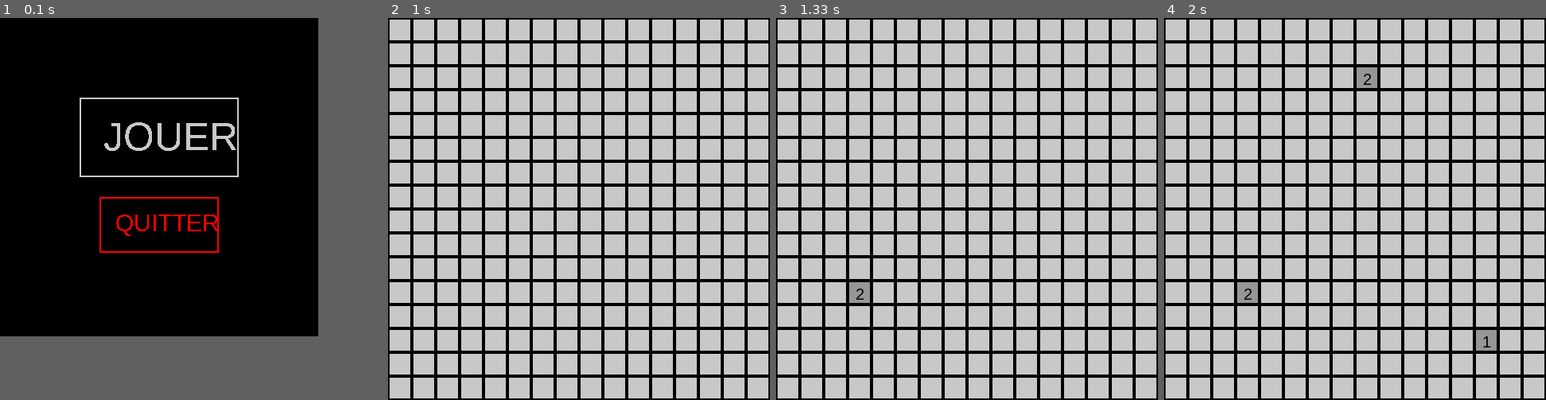
Above: before the commit, frames 1-4 (left to right).
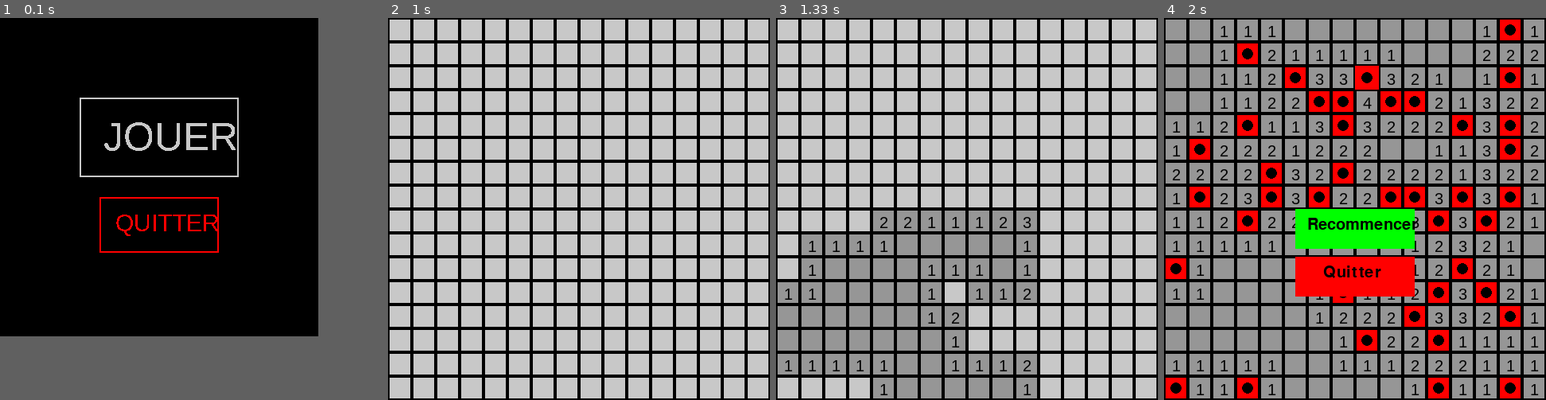
Above: after the commit, the same moments.

Repository: Raidened/demineur-python-g9
Game: pygame game, started from pygame_menus.py
Same seed, same stepped clock (60 frames per second), same inputs: the game is played once before the commit and once after it.
Inputs (mouse positions are in pixels of both pictures, inside the frame that each line leads up to):
- Up to frame 1 (0.1 s): no input
- Up to frame 2 (1 s): click "JOUER" at 0.38 s; click (472, 178) at 0.72 s
- Up to frame 3 (1.33 s): click (848, 296) at 1.05 s
- Up to frame 4 (2 s): click (1492, 342) at 1.38 s; click (1362, 79) at 1.72 s

Frames 1-2 are identical in both runs. In frame 3, 21% of the frame differs, in the area x 0-69%, y 50-100%; in frame 4, 76%, in the area x 0-100%, y 0-100%.

Commit message:
conflicts fixed

Diff:
--- a/pygame_grid.py
+++ b/pygame_grid.py
@@ -158,47 +158,35 @@
             grid_y = x // blocksize
 
             if revealed[grid_y][grid_x]:
-                if table[grid_y][grid_x] == "M":
+                if table[grid_x][grid_y] == "M":
                     pygame.draw.rect(screen, RED, rect, 0)  # Fond rouge pour la mine
                     pygame.draw.circle(screen, BLACK, rect.center, blocksize // 4)  # Dessiner une mine
+                elif table[grid_x][grid_y] == 0:
+                    pygame.draw.rect(screen, GRAY, rect, 0)
+                    if grid_y < len(table[0]) - 1:
+                        revealed[grid_y + 1][grid_x] = True
+                    if grid_y > 0:
+                        revealed[grid_y - 1][grid_x] = True
+                    if grid_x < len(table) - 1:
+                        revealed[grid_y][grid_x + 1] = True
+                    if grid_x > 0:
+                        revealed[grid_y][grid_x - 1] = True
+                    if grid_y < len(table[0]) - 1 and grid_x < len(table) - 1:
+                        revealed[grid_y + 1][grid_x + 1] = True
+                    if grid_y < len(table[0]) - 1 and grid_x > 0:
+                        revealed[grid_y + 1][grid_x - 1] = True
+                    if grid_y > 0 and grid_x < len(table) - 1:
+                        revealed[grid_y - 1][grid_x + 1] = True
+                    if grid_y > 0 and grid_x > 0:
+                        revealed[grid_y - 1][grid_x - 1] = True
                 else:
                     pygame.draw.rect(screen, GRAY, rect, 0)  # Case sans mine
-                    if table[grid_y][grid_x] != 0:
+                    if table[grid_x][grid_y] != 0:
                         font = pygame.font.SysFont('Arial', 20)
-                        text = font.render(str(table[grid_y][grid_x]), True, BLACK)
+                        text = font.render(str(table[grid_x][grid_y]), True, BLACK)
                         screen.blit(text, (y + 10, x + 5))
             else:
                 pygame.draw.rect(screen, WHITE, rect, 0)  # Case non révélée
-                if revealed[grid_y][grid_x]:
-                    if table[grid_x][grid_y] == "M":
-                        pygame.draw.rect(screen, RED, rect, 0)  # Fond rouge pour la mine
-                        pygame.draw.circle(screen, BLACK, rect.center, blocksize // 4)  # Dessiner une mine
-                    elif table[grid_x][grid_y] == 0:
-                        pygame.draw.rect(screen, GRAY, rect, 0)
-                        if grid_y < len(table[0]) - 1:
-                            revealed[grid_y + 1][grid_x] = True
-                        if grid_y > 0:
-                            revealed[grid_y - 1][grid_x] = True
-                        if grid_x < len(table) - 1:
-                            revealed[grid_y][grid_x + 1] = True
-                        if grid_x > 0:
-                            revealed[grid_y][grid_x - 1] = True
-                        if grid_y < len(table[0]) - 1 and grid_x < len(table) - 1:
-                            revealed[grid_y + 1][grid_x + 1] = True
-                        if grid_y < len(table[0]) - 1 and grid_x > 0:
-                            revealed[grid_y + 1][grid_x - 1] = True
-                        if grid_y > 0 and grid_x < len(table) - 1:
-                            revealed[grid_y - 1][grid_x + 1] = True
-                        if grid_y > 0 and grid_x > 0:
-                            revealed[grid_y - 1][grid_x - 1] = True
-                    else:
-                        pygame.draw.rect(screen, GRAY, rect, 0)  # Case sans mine
-                        if table[grid_x][grid_y] != 0:
-                            font = pygame.font.SysFont('Arial', 20)
-                            text = font.render(str(table[grid_x][grid_y]), True, BLACK)
-                            screen.blit(text, (y + 10, x + 5))
-                else:
-                    pygame.draw.rect(screen, WHITE, rect, 0)  # Case non révélée
 
             pygame.draw.rect(screen, BLACK, rect, 2)  # Bordure
 
@@ -263,7 +251,7 @@
                     revealed[grid_y][grid_x] = True
 
                     # Si une mine est révélée, afficher la défaite
-                    if table[grid_y][grid_x] == "M":
+                    if table[grid_x][grid_y] == "M":
                         lost_mine = (grid_x, grid_y)  # Garder la position de la mine déclenchée
 
                         # Révéler toutes les mines après une défaite
